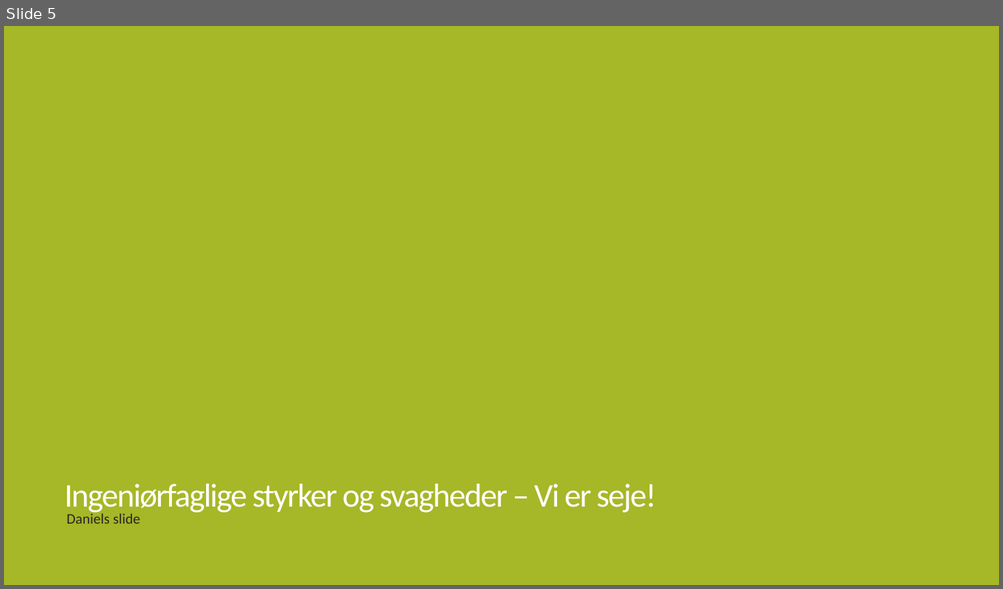
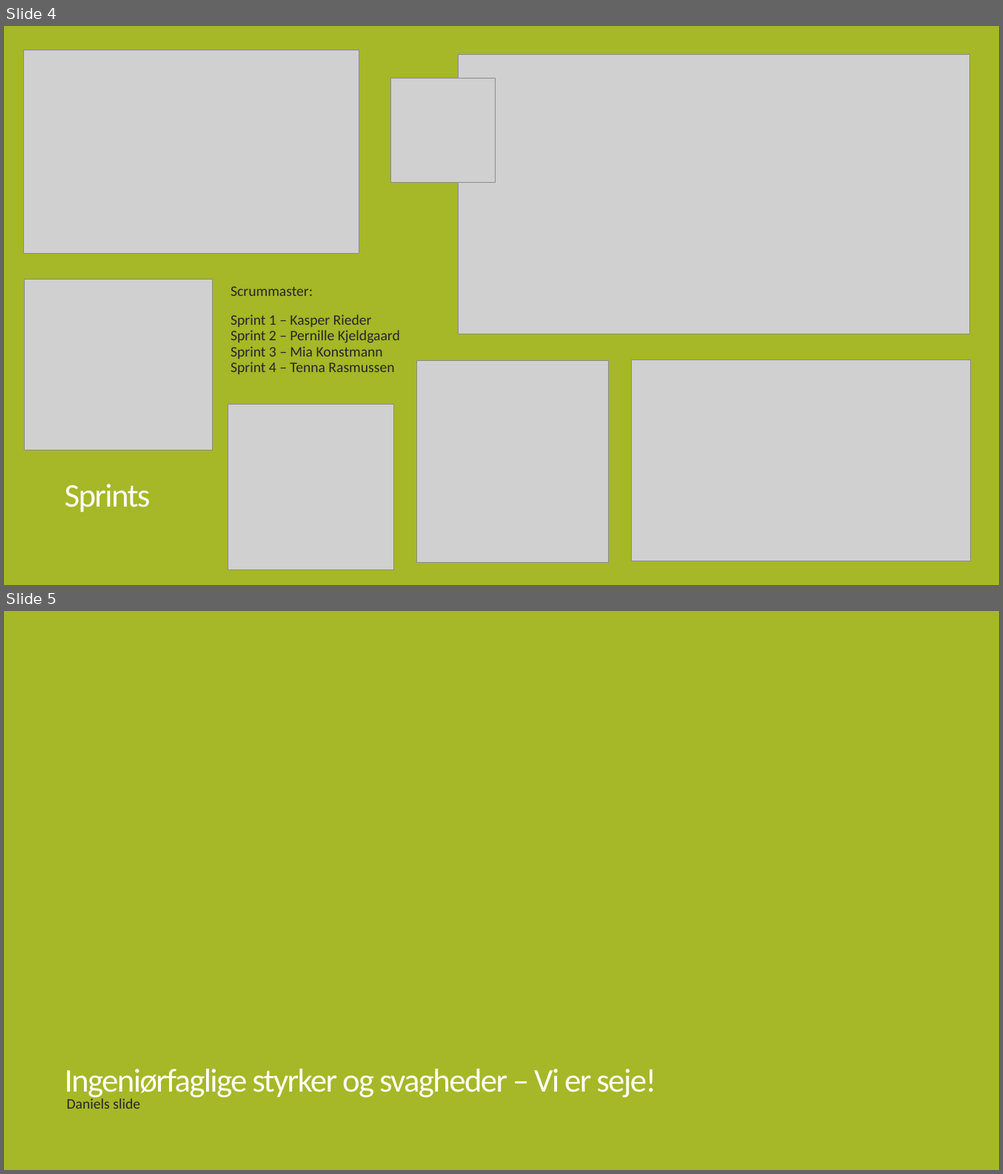
Before and after one commit to CodingBeagle/IHA_3_Semester_Project, a slide deck: Præsentation/Fremlæggelse.pptx. Shown one above the other, each under a label of ours: slide 5 before the commit, slides 4 and 5 after it. The pictures are 1003x589 and 1003x1174 pixels, drawn with LibreOffice and Linux fonts; fonts in the diff are those of the drawing; grey boxes stand for pictures. Boxes give left, top, right and bottom in pixels: in the first picture for what was removed or moved away, otherwise in the second. Text is boxed around its words. In the diff, an @@ line names an element or a change of style, - is before the commit and + after.

Commit message:
Changes to Sprint slide of presentation powerpoint

```diff
--- a/Præsentation/Fremlæggelse.pptx
+++ b/Præsentation/Fremlæggelse.pptx
@@ slide 4 added at (x1=4, y1=26, x2=999, y2=585), background #A6B727 @@
@@ picture added at (x1=24, y1=50, x2=360, y2=254) @@
@@ picture added at (x1=458, y1=54, x2=970, y2=334) @@
@@ picture added at (x1=390, y1=79, x2=494, y2=182) @@
@@ picture added at (x1=24, y1=280, x2=212, y2=451) @@
@@ text added at (x1=230, y1=286, x2=400, y2=375), 14 pt, text #262626 @@
+Scrummaster:
+Sprint 1 – Kasper Rieder
+Sprint 2 – Pernille Kjeldgaard
+Sprint 3 – Mia Konstmann
+Sprint 4 – Tenna Rasmussen
@@ picture added at (x1=417, y1=361, x2=608, y2=562) @@
@@ picture added at (x1=632, y1=360, x2=971, y2=562) @@
@@ picture added at (x1=227, y1=404, x2=393, y2=570) @@
@@ title added at (x1=65, y1=484, x2=151, y2=513), 32 pt, text #FFFFFF @@
+Sprints
```
Also in this commit, not shown: 1 slide removed.
